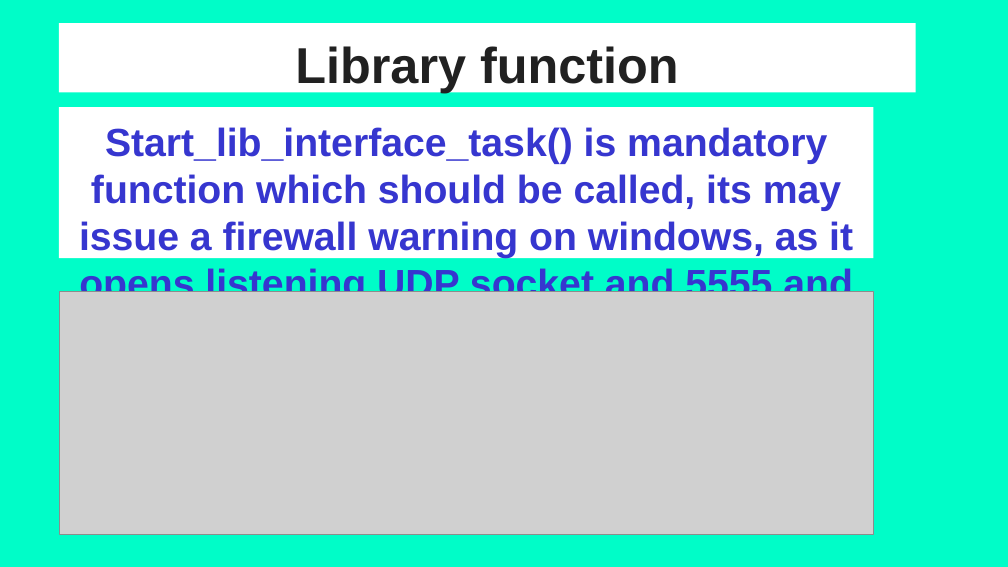
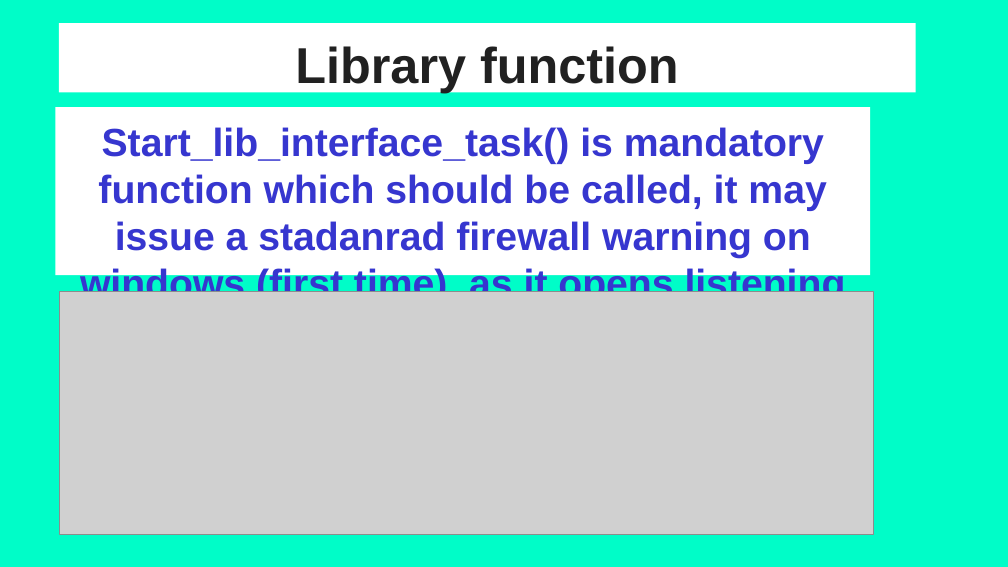
Before and after one commit to natashaiwscope/emulator_v0, a slide deck: slide 19 of ppt/CreateYourOwnApp.pptx. Drawn at 1008x567 pixels with LibreOffice and Linux fonts; fonts in the diff are those of the drawing; grey boxes stand for pictures. Boxes give left, top, right and bottom in pixels: in the first picture for what was removed or moved away, otherwise in the second. Text is boxed around its words. In the diff, an @@ line names an element or a change of style, - is before the commit and + after.

Commit message:
Sun, Dec 17, 2017  9:48:02 AM

```diff
--- a/ppt/CreateYourOwnApp.pptx
+++ b/ppt/CreateYourOwnApp.pptx
@@ rectangle "Start_lib_interface_task() is mandatory function which ...": place and size @@
-rectangle "Start_lib_interface_task() is mandatory function which ..." at box(58, 107, 873, 258)
+rectangle "Start_lib_interface_task() is mandatory function which ..." at box(55, 107, 870, 275)
@@ text in rectangle at box(80, 127, 846, 292): text changed @@
-Start_lib_interface_task() is mandatory function which should be called, its may issue a firewall warning on windows, as it opens listening UDP socket and 5555 and 5683 (CoAP port)
+Start_lib_interface_task() is mandatory function which should be called, it may issue a stadanrad firewall warning on windows (first time), as it opens listening UDP socket and 5555 and 5683
```
Also in this commit, not shown: 5 other slides changed.
